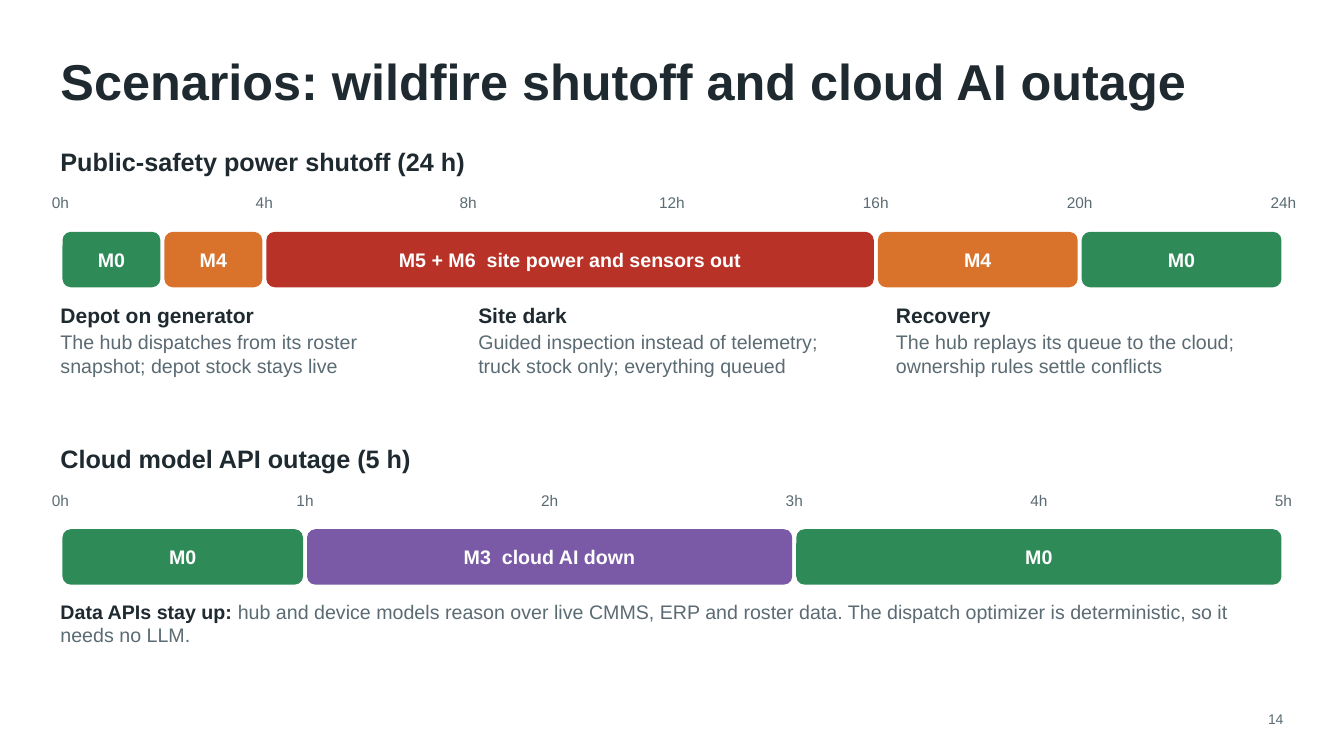
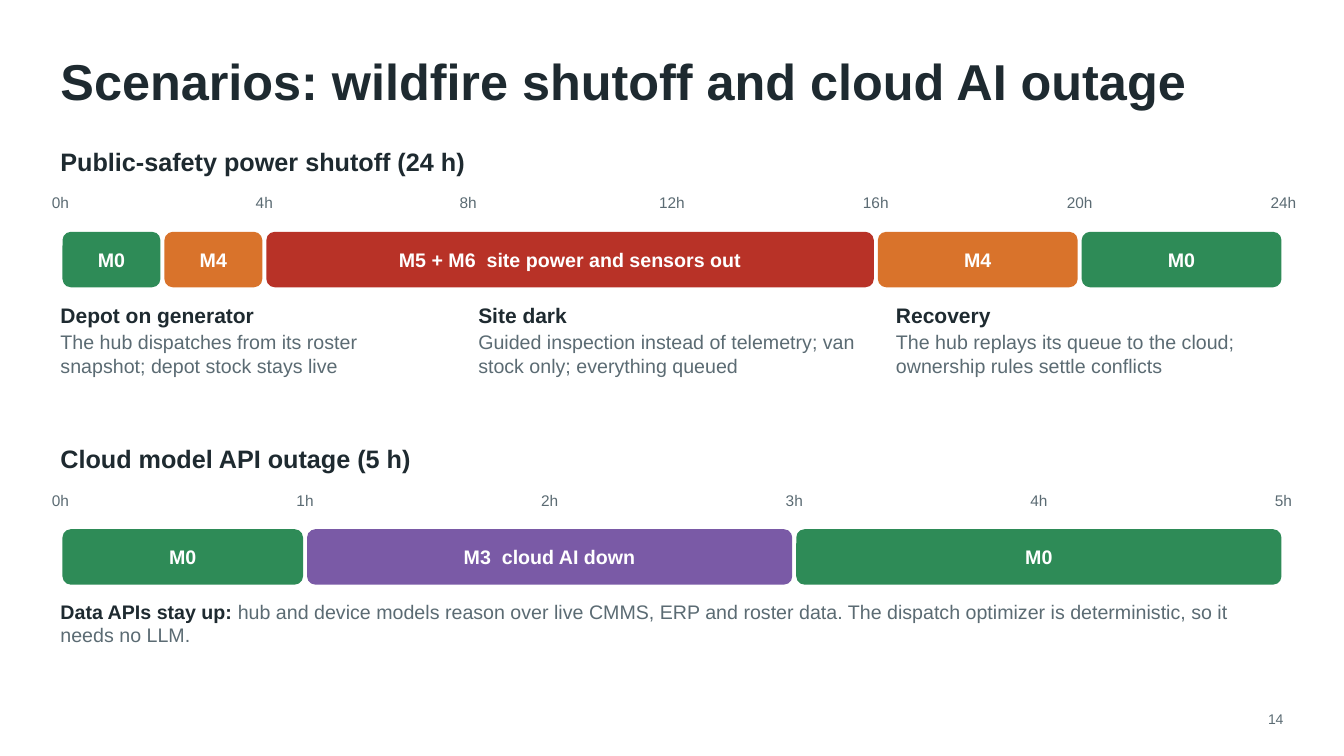
Before and after one commit to chandra50/hybrid-ai-service, a slide deck: slide 14 of docs/hybrid-ai-design.pptx. Drawn at 1344x756 pixels with LibreOffice and Linux fonts; fonts in the diff are those of the drawing. Boxes give left, top, right and bottom in pixels: in the first picture for what was removed or moved away, otherwise in the second. Text is boxed around its words. In the diff, an @@ line names an element or a change of style, - is before the commit and + after.

```diff
--- a/docs/hybrid-ai-design.pptx
+++ b/docs/hybrid-ai-design.pptx
@@ text at (x1=478, y1=335, x2=855, y2=377): text changed @@
-Guided inspection instead of telemetry; truck stock only; everything queued
+Guided inspection instead of telemetry; van stock only; everything queued
```
Also in this commit, not shown: 8 other slides changed, 19 other files.
